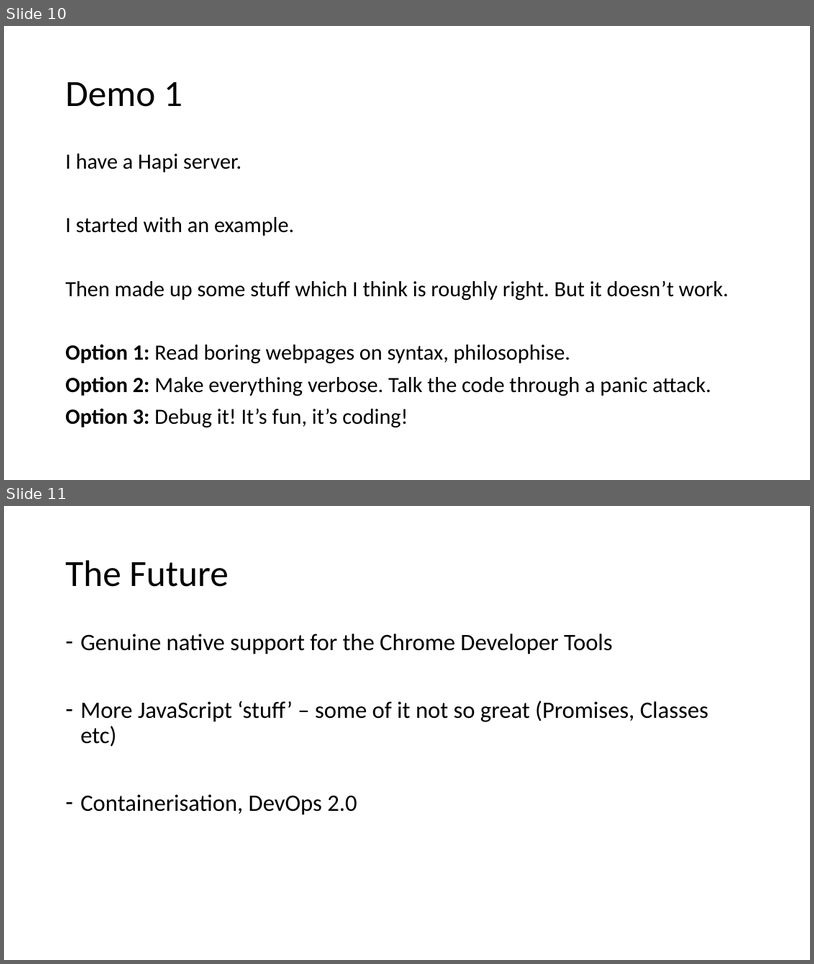
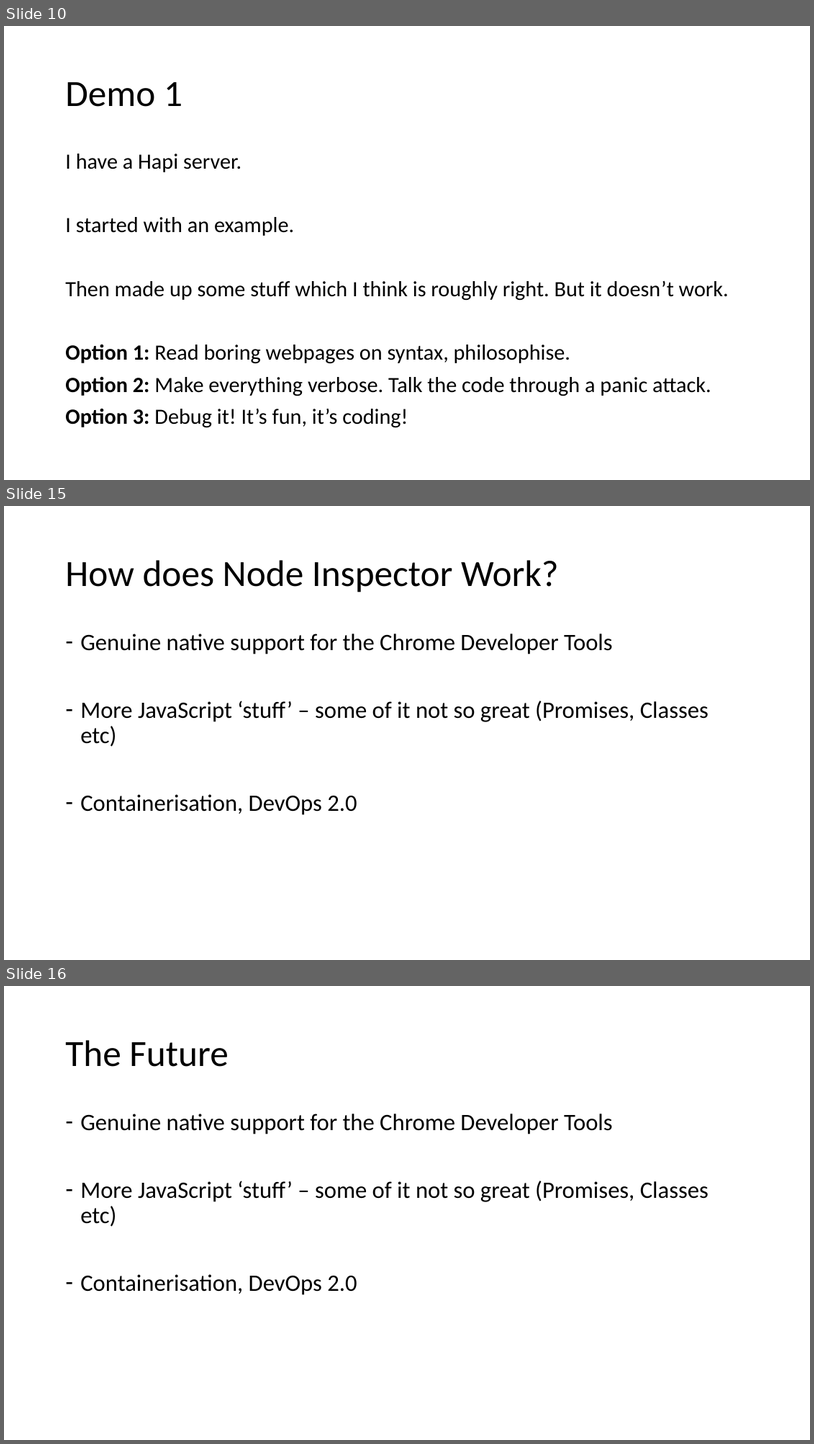
Before and after one commit to dwmkerr/effective-nodejs-debugging, a slide deck: slides/Effective NodeJS Debugging.pptx. Shown one above the other, each under a label of ours: slides 10 and 11 before the commit, slides 10, 15 and 16 after it; the slides between them are not shown. The pictures are 814x964 and 814x1444 pixels, drawn with LibreOffice and Linux fonts; fonts in the diff are those of the drawing. Boxes give left, top, right and bottom in pixels: in the first picture for what was removed or moved away, otherwise in the second. Text is boxed around its words. In the diff, an @@ line names an element or a change of style, - is before the commit and + after.

```diff
--- a/slides/Effective NodeJS Debugging.pptx
+++ b/slides/Effective NodeJS Debugging.pptx
@@ slide 15 added at <box>4,506,810,960</box>, background #FFFFFF @@
@@ title added at <box>65,560,559,592</box>, 44 pt, text #000000 @@
+How does Node Inspector Work?
@@ text added at <box>80,633,709,815</box>, 28 pt, text #000000 @@
+– Genuine native support for the Chrome Developer Tools
+– More JavaScript ‘stuff’ – some of it not so great (Promises, Classes etc)
+– Containerisation, DevOps 2.0
@@ what was slide 11 is now slide 16 @@
```
Also in this commit, not shown: 1 slide changed, 5 other slides added, 2 other files.
